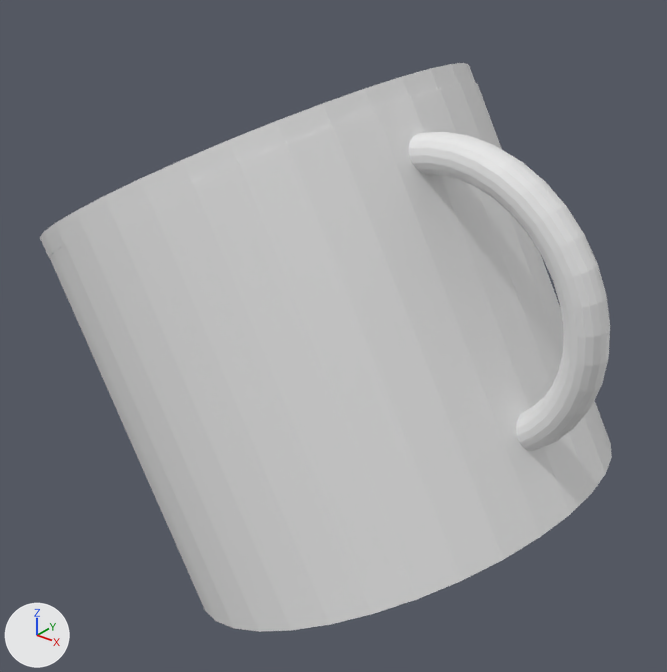
The OBJ model resources/models/Normalized/Mug/D00825.obj, before and after one commit.
Before and after are seen from a 50 mm lens placed at (0.91, -1.104, 0.628), pointed at (0.018, 0.012, -0.064). Lighting does not change. The marker at lower left points along +X, +Y and +Z. Where no turn or scale is listed for an object, it has been applied to the vertices.

Script lines for the objects in view, before the commit:
```python
me_d00825 = bpy.data.meshes.new('D00825')
me_d00825.from_pydata(...)  # 5524 vertices, 10902 faces; spans x -0.467..0.533, y -0.373..0.378, z -0.526..0.402
ob_d00825 = bpy.data.objects.new('D00825', me_d00825)
ob_d00825.location = (0.0, 0.0, 0.0)
```
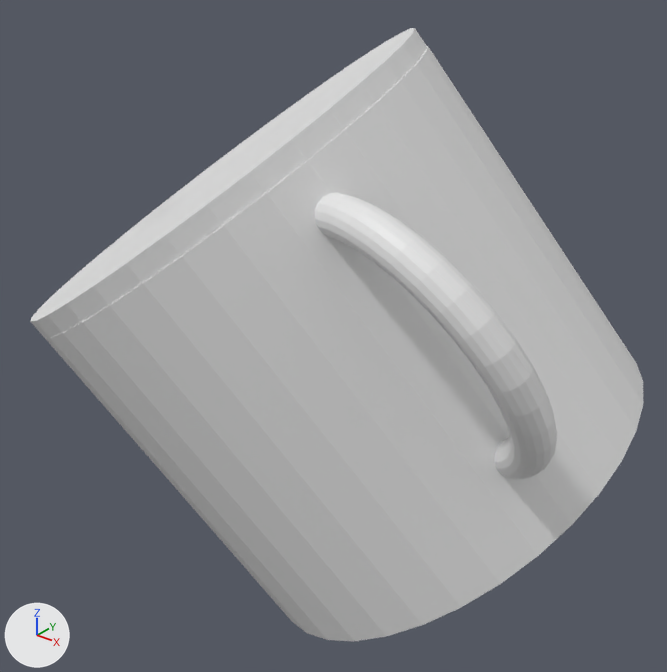
Pixel boxes [x1, y1, x2, y2] of what changed, in the pictures (667 x 672 px; the box of a moved part takes in the faces that stretch with it):
```json
{"object": "D00825", "change": "reshaped", "before": [40, 63, 612, 632], "after": [30, 28, 643, 641], "on screen": "7% wider, 8% taller"}
{"part": 1, "of": "me_d00825", "change": "moved or reshaped", "before": [50, 82, 612, 632], "after": [45, 46, 643, 641]}
{"part": 2, "of": "me_d00825", "change": "rebuilt", "before": [40, 63, 475, 258], "after": [30, 28, 427, 338], "on screen": "9% narrower, 59% taller"}
{"part": 3, "of": "me_d00825", "change": "added", "after": [315, 192, 557, 479]}
{"part": 4, "of": "me_d00825", "change": "deleted", "before": [409, 132, 610, 451]}
```

Scene script edits in JSON lines:
```json
{"block": "me_d00825", "where": "# used by ob_d00825; location = (0.0, 0.0, 0.0)"}
{"op": "remove", "block": "me_d00825", "code": "me_d00825.from_pydata(...)  # 5524 vertices, 10902 faces; spans x -0.467..0.533, y -0.373..0.378, z -0.526..0.402"}
{"op": "add", "block": "me_d00825", "code": "me_d00825.from_pydata(...)  # 5022 vertices, 9898 faces; spans x -0.477..0.523, y -0.436..0.486, z -0.551..0.438"}
{"block": "me_d00825", "change": "me_d00825 part 1: the loose piece of 313 vertices spanning x -0.449..0.504, y -0.373..0.378, z -0.526..0.376 is multiplied about the mesh origin by the matrix ((1.007, 0.149, -0.059), (-0.16, 0.918, -0.415), (-0.008, 0.419, 0.93))"}
{"block": "me_d00825", "change": "me_d00825 part 2: the loose piece of 2214 vertices spanning x -0.467..0.208, y -0.372..0.374, z 0.021..0.402 is rebuilt with 1932 vertices and now spans x -0.477..0.192, y -0.436..0.303, z -0.041..0.438"}
{"block": "me_d00825", "change": "me_d00825 part 3: a new loose piece of 2777 vertices spanning x 0.192..0.52, y -0.29..-0.074, z -0.112..0.287"}
{"block": "me_d00825", "change": "me_d00825 part 4: the loose piece of 2997 vertices spanning x 0.222..0.533, y -0.118..-0.034, z -0.084..0.342 is deleted"}
```
